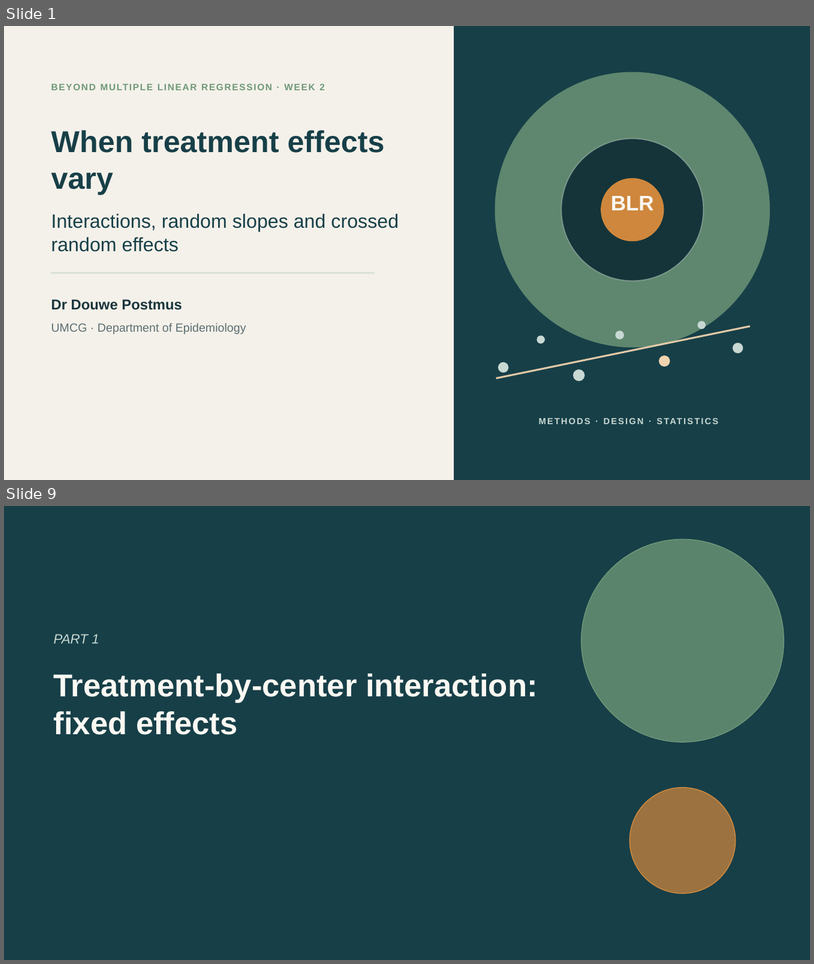
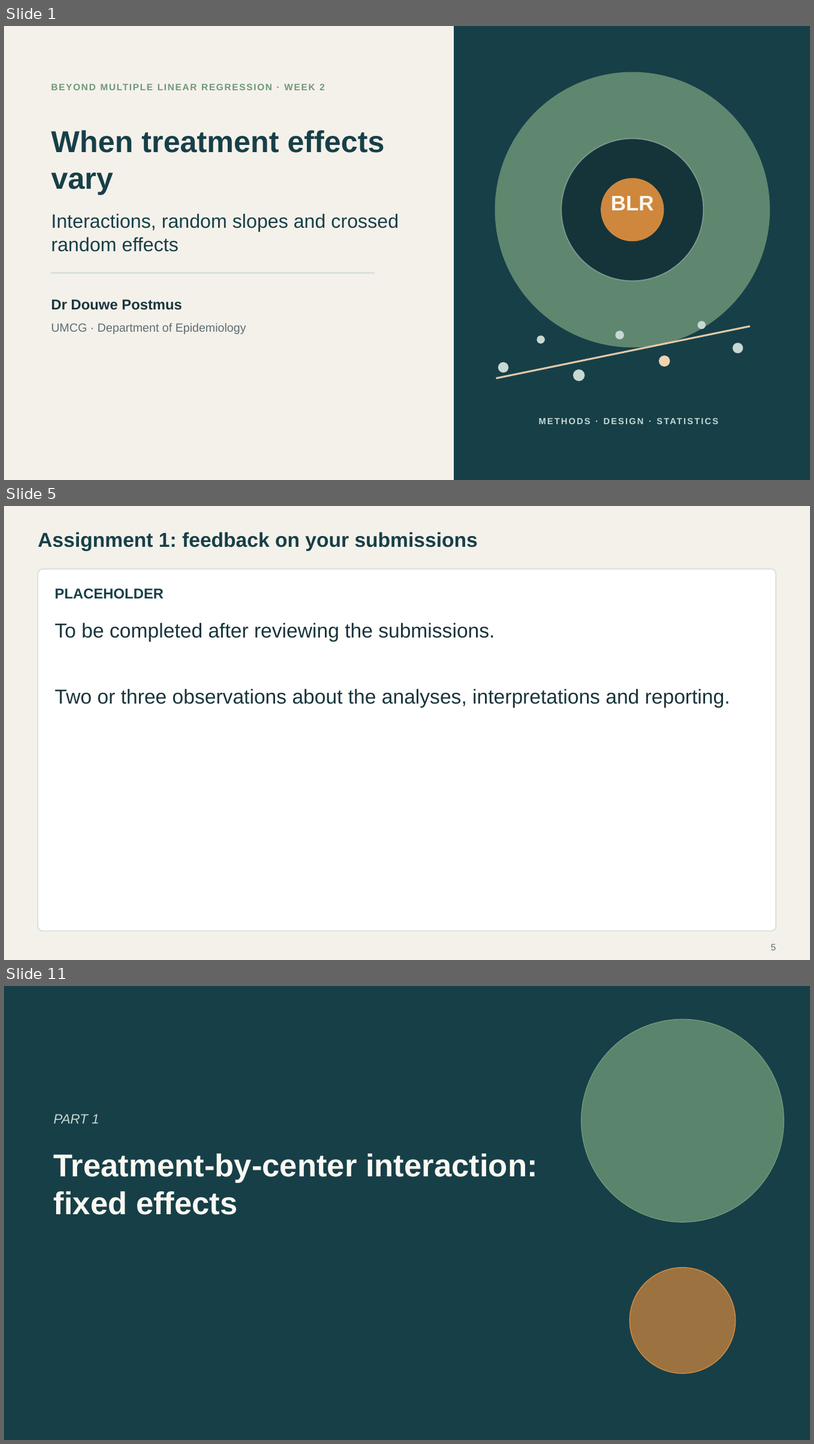
Before and after one commit to Postmus/BeyondMLR, a slide deck: lectures_2627/week2/Beyond_MLR_Week_2.pptx. Shown one above the other, each under a label of ours: slides 1 and 9 before the commit, slides 1, 5 and 11 after it; the slides between them are not shown. The pictures are 814x964 and 814x1444 pixels, drawn with LibreOffice and Linux fonts; fonts in the diff are those of the drawing. Boxes give left, top, right and bottom in pixels: in the first picture for what was removed or moved away, otherwise in the second. Text is boxed around its words. In the diff, an @@ line names an element or a change of style, - is before the commit and + after.

Commit message:
Revise Week 2 introduction around Assignment 1

```diff
--- a/lectures_2627/week2/Beyond_MLR_Week_2.pptx
+++ b/lectures_2627/week2/Beyond_MLR_Week_2.pptx
@@ slide 5 added at (4,506,810,960), background #F4F1EA @@
@@ text added at (38,532,478,551), 24 pt, text #173F48, bold @@
+Assignment 1: feedback on your submissions
@@ rounded rectangle added at (38,569,777,931), fill #FFFFFF, outline #D3DDD6 1.1 pt @@
@@ text added at (55,588,164,599), 17 pt, text #173F48, bold @@
+PLACEHOLDER
@@ text added at (55,622,495,642), 24 pt, text #19343B @@
+To be completed after reviewing the submissions.
@@ text added at (55,688,731,708), 24 pt, text #19343B @@
+Two or three observations about the analyses, interpretations and reporting.
@@ page number added at (771,943,777,950), 11 pt, text #5C6E72 @@
+5
@@ what was slide 9 is now slide 11 @@
```
Also in this commit, not shown: 4 slides changed, 4 other slides added, 3 slides removed, 24 other files.
